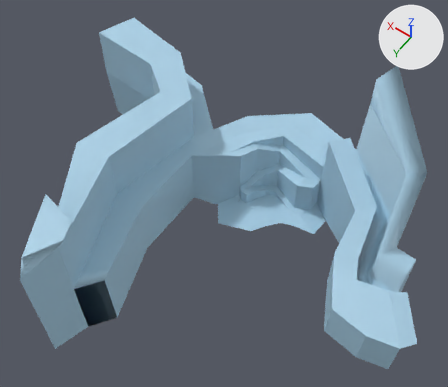
The FBX model Assets/Terrain/terrain_W2A5.fbx as it was, and as the next commit left it.
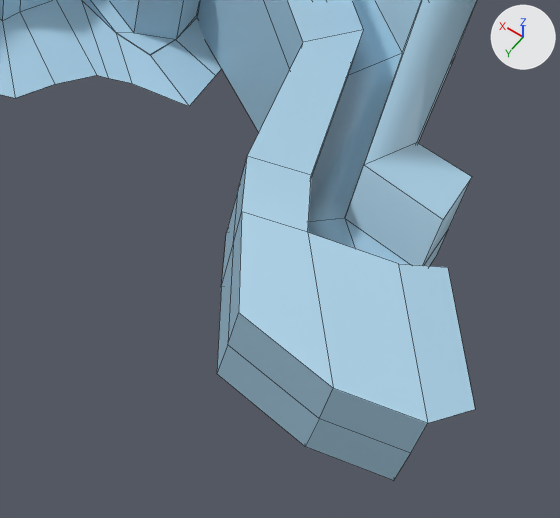
Each version appears first whole from a 50 mm lens placed at (103.0, -509.0, 529.0), pointed at (306.0, -793.0, 82.0), and next in a close-up on the part from 55% to 100% of the width and 51% to 99% of the height. The axes (+X, +Y, +Z) are drawn at upper right. The lights are the same throughout. The close-ups show mesh edges as thin lines. Where no turn or scale is listed for an object, it has been applied to the vertices.

The first close-up shows 'W2A5_mesh'.
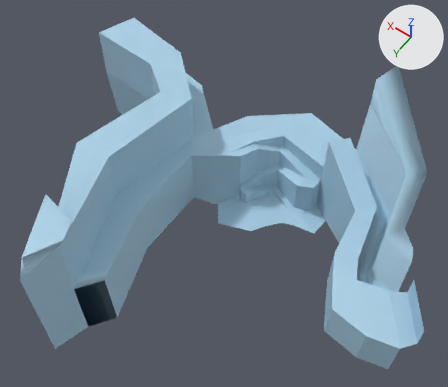
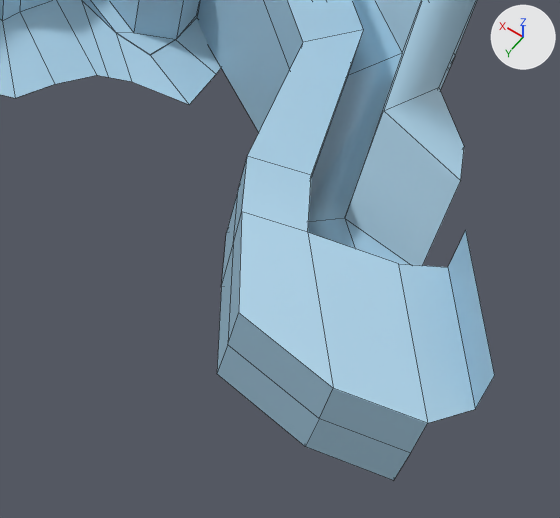
Pixel boxes (x1, y1, x2, y2) of what changed, in the close-ups (560 x 518 px; the box of a moved part takes in the faces that stretch with it):
'W2A5_mesh', reshaped: before (0, 0, 477, 480); after (0, 0, 495, 480)
part 1 of me_mesh, built on: before (345, 0, 477, 266); after (345, 0, 495, 409)
part 2 of me_mesh, moved or reshaped: before (82, 1, 222, 106); after (82, 1, 221, 105)

The change in detail:
me_mesh has 192 vertices, 171 faces and spans x -274.0..148.0, y -248.0..95.0, z -37.0..126.0.
me_mesh is used by ob_w2a5_mesh; location (373.7, -707.1, 33.3).
Verts and faces of me_mesh; kept vertices keep their numbers, new ones are numbered from 192.
Before the commit, vertices of me_mesh: 34 (-247.0, -111.0, 17.0) at pixel (447, 267), 38 (-274.0, -78.0, 6.0) at pixel (475, 409), 178 (-239.0, -146.0, -17.0) at pixel (448, 229), 179 (-239.0, -146.0, -37.0) at pixel (435, 257), 184 (-208.0, -127.0, 21.0) at pixel (363, 164).
Before the commit, vertices of me_mesh: 185 (-219.0, -143.0, 23.0) at pixel (416, 142), 186 (-238.0, -126.0, 17.0) at pixel (443, 219), 187 (-239.0, -146.0, 17.0) at pixel (472, 176).
Before the commit, vertices of me_mesh: 126 (-113.0, -148.0, -36.0) at pixel (131, 83), 127 (-137.0, -169.0, -36.0) at pixel (215, 75), 128 (-136.0, -151.0, -37.0) at pixel (189, 106), 130 (-138.0, -180.0, -35.0).
Part 1, on me_mesh:
Vertex 178 moves to (-226.0, -133.0, -15.0).
Vertex 179 moves to (-226.0, -133.0, -34.0).
Vertex 184 moves to (-208.0, -127.0, 53.0), pixel (383, 110).
Vertex 185 moves to (-219.0, -143.0, 54.0), pixel (438, 87).
Vertex 186 moves to (-238.0, -126.0, 40.0), pixel (460, 180).
Vertex 187 moves to (-234.0, -136.0, 43.0), pixel (464, 146).
New vertex 192 is at (-274.0, -78.0, 30.0), pixel (494, 375).
New vertex 193 is at (-247.0, -111.0, 40.0), pixel (465, 229).
New faces: (34, 38, 192, 193).
Part 2, on me_mesh:
Vertices 126, 127, 130 move by (0.0, 0.0, 1.0).
Vertex 128 moves to (-136.0, -151.0, -35.0), pixel (189, 104).
